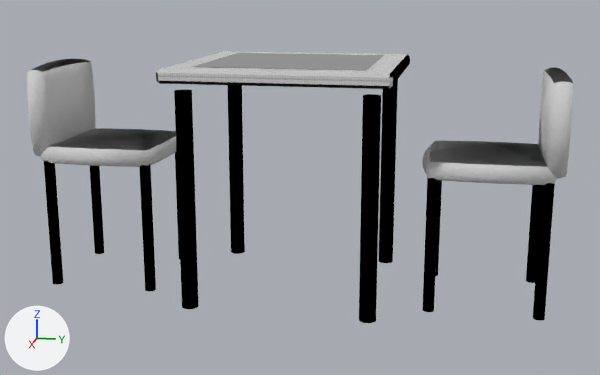
What one commit did to the glTF model public/models/set.glb.
The view is the same before and after, from a 50 mm lens placed at (2.531, 0.522, 0.952), pointed at (0.007, 0.017, 0.322). Arrows for +X, +Y and +Z are at lower left; the lights stay in place. The older version comes first. Vertices at exactly the same position are counted once.
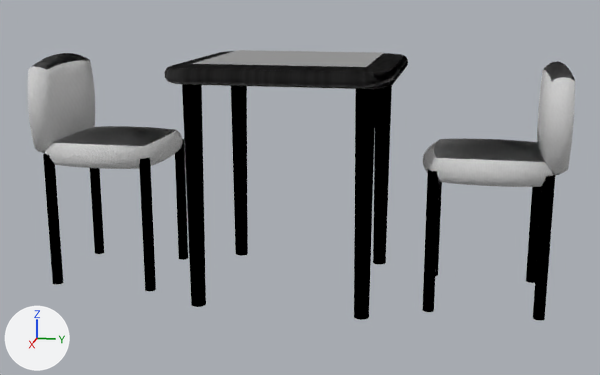
Patch to the scene script:
```diff
--- a/public/models/set.glb.py
+++ b/public/models/set.glb.py
@@ me_mesh_0 @@
 # used by ob_mesh_0; location = (0.0, 0.0, 0.0)
-me_mesh_0.from_pydata(...)  # 2364 vertices, 4654 faces; spans x -0.33..0.33, y -0.81..0.81, z 0.0..0.72
+me_mesh_0.from_pydata(...)  # 2510 vertices, 4946 faces; spans x -0.33..0.33, y -0.82..0.82, z 0.0..0.73
+# me_mesh_0 part 1: the loose piece of 4 vertices spanning x -0.25..0.25, y -0.25..0.25, z 0.72 is moved by (0.0, 0.0, 0.01)
+# me_mesh_0 part 2: the loose piece of 24 vertices spanning x -0.33..0.33, y -0.33..0.33, z 0.68..0.72 is rebuilt with 170 vertices and now spans x -0.33..0.33, y -0.33..0.33, z 0.68..0.72
+# me_mesh_0 part 3: 451 vertices moved from x -0.29..0.27, y 0.25..0.81, z 0.0..0.71 to x -0.28..0.28, y 0.22..0.82, z 0.0..0.72; 319 vertices removed from x -0.29..0.29, y 0.25..0.81, z 0.0..0.71; 319 vertices added at x -0.28..0.28, y 0.22..0.81, z 0.0..0.73
+# me_mesh_0 part 4: 427 vertices moved from x -0.28..0.29, y -0.81..-0.25, z 0.0..0.71 to x -0.28..0.28, y -0.82..-0.23, z 0.0..0.72; 341 vertices removed from x -0.29..0.29, y -0.81..-0.25, z 0.0..0.71; 341 vertices added at x -0.27..0.27, y -0.82..-0.22, z 0.0..0.73
+# me_mesh_0 part 5: 808 kept faces spanning x -0.28..0.28, y -0.81..0.81, z 0.0..0.72 get new texture (UV) coordinates
 me_mesh_0.materials.append(mat_fabric)
```

Location of each change, (x1, y1, x2, y2) in pixels of the pictures (600 x 375 px; the box of a moved part takes in the faces that stretch with it):
'Mesh_0', reshaped: before (27, 51, 574, 323); after (28, 50, 575, 320)
part 1 of me_mesh_0, moved or reshaped: before (192, 53, 384, 70); after (192, 50, 383, 67)
part 2 of me_mesh_0, rebuilt: before (156, 51, 410, 89); after (165, 51, 408, 89)
part 3 of me_mesh_0, moved or reshaped: before (359, 68, 574, 323); after (354, 61, 575, 320)
part 4 of me_mesh_0, moved or reshaped: before (27, 58, 244, 309); after (28, 53, 248, 307)
part 5 of me_mesh_0, surface changed: before (46, 59, 557, 307); after (47, 55, 554, 319)
